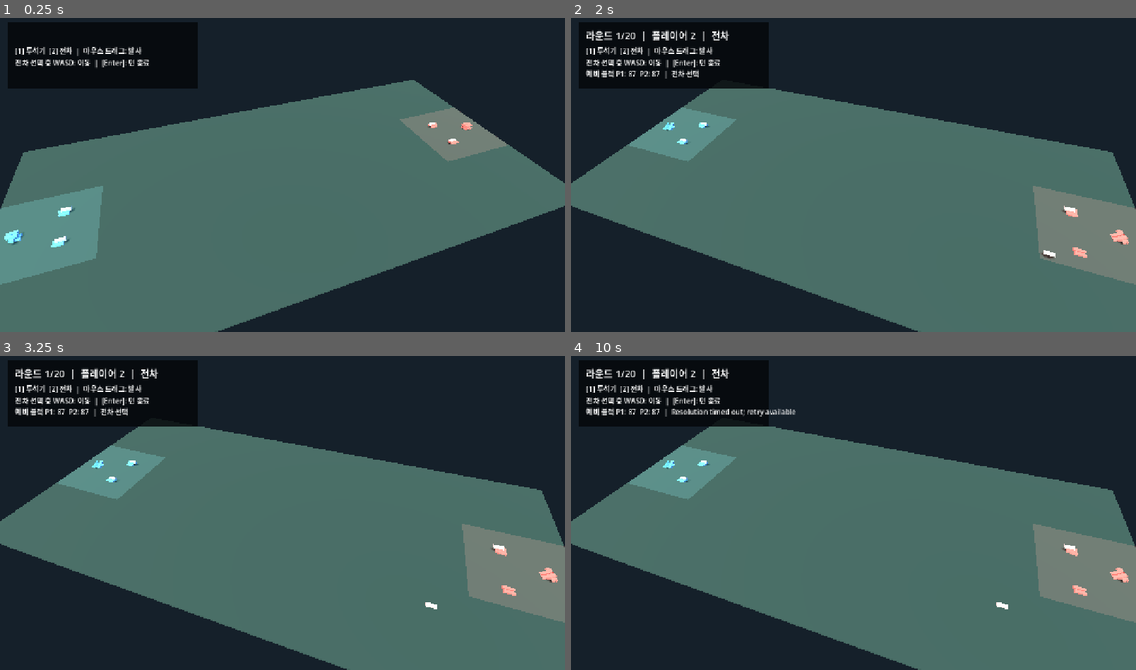
Above: before the commit, frames 1-4 (two rows, left to right).
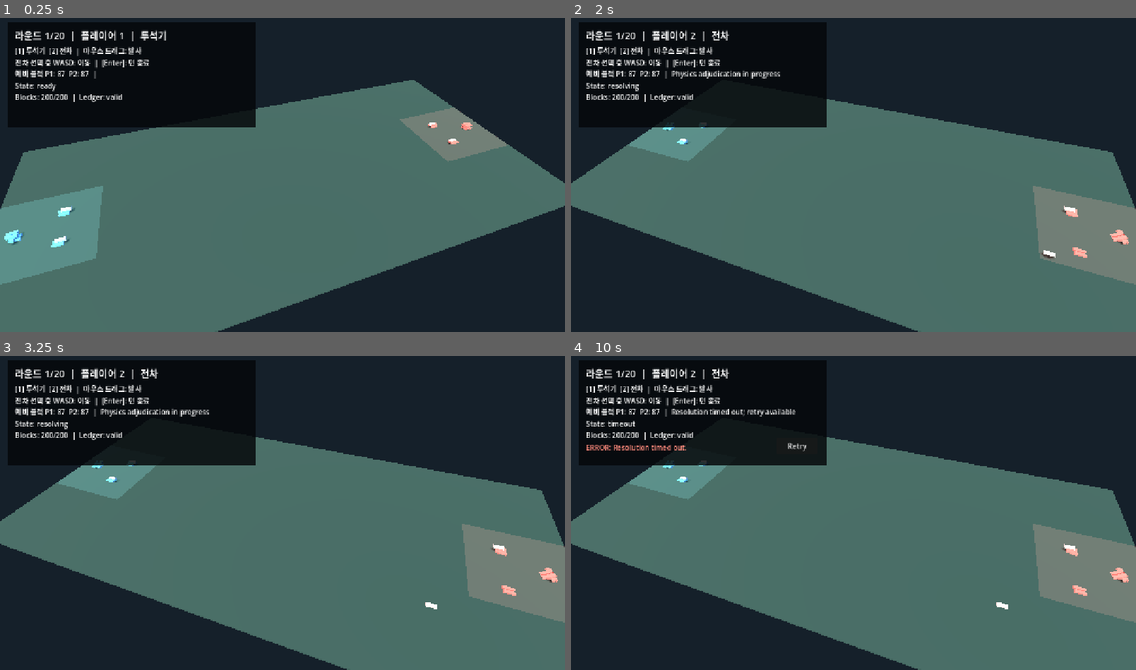
Above: after the commit, the same moments.

Repository: seo077/block_siege
Game: Godot game, scene res://main.tscn
The game is run twice, just before and just after one commit, with the same random seed, the same clock (stepped at 60 frames per second) and the same inputs.
Inputs (mouse positions are in pixels of both pictures, inside the frame that each line leads up to):
- Up to frame 1 (0.25 s): no input
- Up to frame 2 (2 s): tap Enter at 0.5 s; move the mouse to (977, 156) at 0.52 s; hold D 0.53-1.25 s; tap 1 at 0.6 s; click (977, 156) at 0.67 s; tap 2 at 0.8 s; drag from (740, 187) to (825, 237) at 1.27 s
- Up to frame 3 (3.25 s): move the mouse to (339, 440) at 2.02 s; hold D 2.03-2.75 s; tap 1 at 2.1 s; tap 2 at 2.3 s; drag from (254, 575) to (113, 462) at 2.77 s
- Up to frame 4 (10 s): tap Space at 3.5, 5, 6.5 s; move the mouse to (1023, 560) at 3.52 s; hold A 3.53-4.25 s; tap Enter at 3.6, 4.25, 5.75 s; tap 2 at 3.8, 5.1, 6.6, 8.3, 9.8 s; drag from (684, 462) to (768, 431) at 4.27 s; move the mouse to (881, 509) at 5.02 s; hold S 5.03-5.75 s; click (881, 509) at 5.17 s; drag from (768, 431) to (740, 525) at 5.77 s; move the mouse to (977, 494) at 6.52 s; hold W 6.53-7.25 s; drag from (740, 525) to (825, 575) at 7.27 s; move the mouse to (910, 440) at 8.02 s; hold S 8.03-8.75 s; tap 1 at 8.1, 9.6 s; drag from (825, 575) to (684, 462) at 8.77 s; move the mouse to (1023, 560) at 9.52 s; hold W from 9.53 s (still down); click (1023, 560) at 9.67 s

The runs differ from the first frame. In frame 1, 8.2% of the frame differs, in the area x 1-46%, y 1-35%; in frame 2, 7.9%; in frame 3, 7.9%; in frame 4, 7.5%.

Commit message:
feat(ui): expose adjudication diagnostics [T-010, REQ-009, REQ-010]

Diff:
--- a/scripts/main.gd
+++ b/scripts/main.gd
@@ -28,6 +28,10 @@
 var status_label: Label
 var hint_label: Label
 var debug_label: Label
+var adjudication_label: Label
+var block_total_label: Label
+var timeout_error_label: Label
+var retry_button: Button
 var trajectory: MeshInstance3D
 var match_state: MatchState
 var block_bodies: Dictionary = {}
@@ -225,11 +229,12 @@
 
 func create_ui() -> void:
 	var layer := CanvasLayer.new()
+	layer.name = "HUD"
 	add_child(layer)
 	var panel := ColorRect.new()
 	panel.color = Color(0.02, 0.03, 0.04, 0.84)
 	panel.position = Vector2(18, 18)
-	panel.size = Vector2(430, 150)
+	panel.size = Vector2(560, 238)
 	layer.add_child(panel)
 
 	status_label = Label.new()
@@ -245,6 +250,28 @@
 	debug_label = Label.new()
 	debug_label.position = Vector2(34, 122)
 	layer.add_child(debug_label)
+
+	adjudication_label = Label.new()
+	adjudication_label.name = "AdjudicationState"
+	adjudication_label.position = Vector2(34, 150)
+	layer.add_child(adjudication_label)
+	block_total_label = Label.new()
+	block_total_label.name = "BlockTotal"
+	block_total_label.position = Vector2(34, 176)
+	layer.add_child(block_total_label)
+	timeout_error_label = Label.new()
+	timeout_error_label.name = "TimeoutError"
+	timeout_error_label.position = Vector2(34, 204)
+	timeout_error_label.add_theme_color_override("font_color", Color("ff8b7d"))
+	layer.add_child(timeout_error_label)
+	retry_button = Button.new()
+	retry_button.name = "RetryButton"
+	retry_button.text = "Retry"
+	retry_button.position = Vector2(466, 194)
+	retry_button.size = Vector2(92, 36)
+	retry_button.pressed.connect(on_retry_pressed)
+	layer.add_child(retry_button)
+	update_ui()
 
 func _unhandled_input(event: InputEvent) -> void:
 	if not interaction_enabled or current_adjudication_state() != &"ready":
@@ -340,7 +367,12 @@
 	resolution_retry_available = false
 	resolving_shot = true
 	set_interaction_enabled(false)
+	update_ui("Resolution retry started")
 	return true
+
+func on_retry_pressed() -> void:
+	var retried := retry_resolution()
+	update_ui("Resolution retry started" if retried else "Retry unavailable")
 
 func handle_tank_movement(delta: float) -> void:
 	if not interaction_enabled or match_state == null or not match_state.can_accept_combat_input():
@@ -416,6 +448,7 @@
 	resolution_error = &""
 	resolution_retry_available = false
 	set_interaction_enabled(false)
+	update_ui("Physics adjudication in progress")
 	return true
 
 
@@ -611,14 +644,31 @@
 	camera.position = Vector3(x, 25.0, 25.0)
 	camera.look_at(Vector3(0, 0, 0), Vector3.UP)
 
-func update_ui(message: String) -> void:
+func diagnostic_text() -> String:
+	var state := current_adjudication_state()
+	if match_state == null:
+		return "State: %s\nBlocks: 0/0\nLedger: unavailable" % state
+	var ledger := match_state.validate_ledger()
+	var ledger_text := "valid" if ledger.valid else "invalid (%s)" % "; ".join(ledger.errors)
+	return "State: %s\nBlocks: %d/%d\nLedger: %s" % [state, ledger.unique_count, ledger.expected_count, ledger_text]
+
+func update_ui(message: String = "") -> void:
 	if status_label == null:
 		return
 	status_label.text = "라운드 %d/%d  |  플레이어 %d  |  %s" % [round_number, MAX_ROUNDS, active_player + 1, "투석기" if selected_weapon == 0 else "전차"]
 	debug_label.text = "예비 블럭 P1: %d  P2: %d  |  %s" % [reserve[0], reserve[1], message]
+	var lines := diagnostic_text().split("\n")
+	adjudication_label.text = lines[0]
+	block_total_label.text = "%s  |  %s" % [lines[1], lines[2]]
+	var timed_out := current_adjudication_state() == &"timeout"
+	timeout_error_label.text = "ERROR: Resolution timed out." if timed_out else ""
+	timeout_error_label.visible = timed_out
+	retry_button.visible = timed_out
+	retry_button.disabled = not timed_out or not resolution_retry_available
 
 func show_result(message: String) -> void:
 	set_process_unhandled_input(false)
 	set_physics_process(false)
+	update_ui(message)
 	status_label.text = message
 	debug_label.text = "프로토타입 종료"
--- /dev/null
+++ b/tests/fixtures/ui_diagnostics.gd
@@ -0,0 +1,47 @@
+class_name UiDiagnostics
+extends RefCounted
+
+static func assert_diagnostics(main) -> bool:
+	main.create_match()
+	main.create_ui()
+	main.update_ui("initial")
+	if not _shows(main, "ready", "Blocks: 200/200", "Ledger: valid"):
+		return false
+	main.match_state.resolving_shot = true
+	main.update_ui("resolving")
+	if not _shows(main, "resolving", "Blocks: 200/200", "Ledger: valid"):
+		return false
+	main.match_state.resolving_shot = false
+	var attacker = main.match_state.players[0]
+	if not main.fire_weapon(attacker.id, attacker.weapons[0].id, Vector2(80, -20)):
+		return false
+	var poses: Dictionary = main.collect_resolution_poses()
+	var motions: Dictionary = main.collect_resolution_motion()
+	main.match_state.enter_timeout(poses, motions)
+	main.resolution_state.status = &"timeout"
+	main.resolution_state.retry_available = true
+	main.resolution_retry_available = true
+	main.resolving_shot = false
+	main.update_ui("timeout")
+	var retry = main.get_node("HUD/RetryButton")
+	var error = main.get_node("HUD/TimeoutError")
+	if not _shows(main, "timeout", "Blocks: 200/200", "Ledger: valid") or not retry.visible or retry.disabled or not error.visible:
+		return false
+	main.on_retry_pressed()
+	if main.current_adjudication_state() != &"resolving" or retry.visible:
+		return false
+	main.match_state.players[0].reserve_block_ids.append(main.match_state.players[0].reserve_block_ids[0])
+	main.update_ui("invalid")
+	if "Ledger: invalid" not in main.diagnostic_text():
+		return false
+	main.match_state.players[0].reserve_block_ids.pop_back()
+	main.match_state.resolving_shot = false
+	main.resolving_shot = false
+	main.resolution_state = null
+	main.match_state.match_result.final = true
+	main.update_ui("final")
+	return _shows(main, "final", "Blocks: 200/200", "Ledger: valid")
+
+static func _shows(main, state: String, blocks: String, ledger: String) -> bool:
+	var text: String = main.diagnostic_text()
+	return "State: %s" % state in text and blocks in text and ledger in text
--- a/tests/regression_runner.gd
+++ b/tests/regression_runner.gd
@@ -16,6 +16,7 @@
 const TurnAndVictoryCases = preload("res://tests/fixtures/turn_and_victory_cases.gd")
 const RetryCases = preload("res://tests/fixtures/retry_cases.gd")
 const ResolutionSnapshot = preload("res://scripts/core/resolution_snapshot.gd")
+const UiDiagnostics = preload("res://tests/fixtures/ui_diagnostics.gd")
 
 func _init() -> void:
 	var requirement := _read_requirement()
@@ -46,6 +47,8 @@
 			return _verify_turns_and_victory()
 		"REQ-009":
 			return _verify_timeout_retry()
+		"REQ-010":
+			return _verify_ui_diagnostics()
 		_:
 			push_error("Unknown requirement: %s" % requirement)
 			return false
@@ -83,6 +86,13 @@
 	var scene_valid := FixedScenarioScene.assert_scene_binding(main)
 	main.free()
 	return scene_valid
+
+func _verify_ui_diagnostics() -> bool:
+	var main := Main.new()
+	root.add_child(main)
+	var passed := UiDiagnostics.assert_diagnostics(main)
+	main.free()
+	return passed
 
 func _verify_player_list_model() -> bool:
 	for ids in [[7, 3], [30, 10, 20], [20, 30, 10]]:
